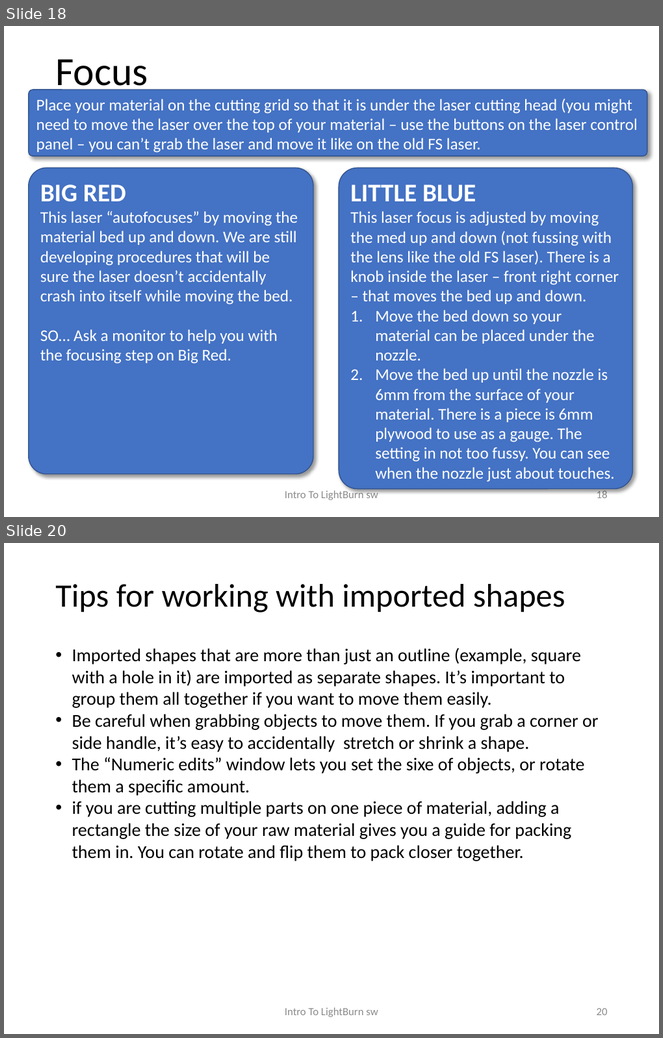
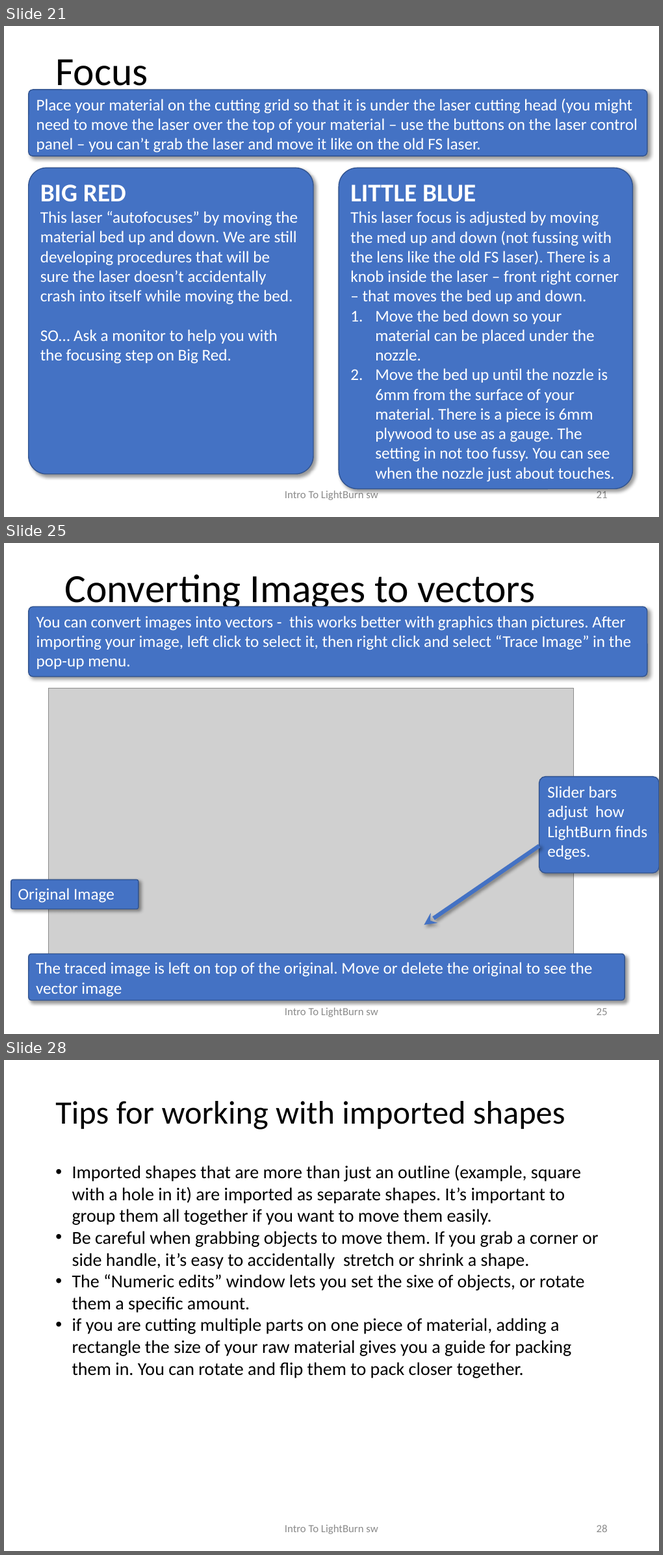
Before and after one commit to BainbridgeArtisanResourceNetwork/ETA-Documents, a slide deck: Intro to LightBurn.pptx. Shown one above the other, each under a label of ours: slides 18 and 20 before the commit, slides 21, 25 and 28 after it; the slides between them are not shown. The pictures are 663x1038 and 663x1555 pixels, drawn with LibreOffice and Linux fonts; fonts in the diff are those of the drawing; grey boxes stand for pictures; background and template pictures are left out. Boxes give left, top, right and bottom in pixels: in the first picture for what was removed or moved away, otherwise in the second. Text is boxed around its words. In the diff, an @@ line names an element or a change of style, - is before the commit and + after.

Commit message:
Add files via upload
Added sections on images, dithering, and tracing

```diff
--- a/Intro to LightBurn.pptx
+++ b/Intro to LightBurn.pptx
@@ slide 25 added at (x1=4, y1=543, x2=659, y2=1034), background #FFFFFF @@
@@ title added at (x1=64, y1=574, x2=535, y2=612), 44 pt, text #000000 @@
+Converting Images to vectors
@@ rounded rectangle added at (x1=29, y1=607, x2=648, y2=677), fill #4472C4, outline #325491 1 pt, 18 pt, text #FFFFFF @@
+You can convert images into vectors - this works better with graphics than pictures. After importing your image, left click to select it, then right click and select “Trace Image” in the pop-up menu.
@@ picture added at (x1=49, y1=688, x2=573, y2=954) @@
@@ rounded rectangle added at (x1=540, y1=777, x2=659, y2=873), fill #4472C4, outline #325491 1 pt, 18 pt, text #FFFFFF @@
+Slider bars adjust how LightBurn finds edges.
@@ arrow added from (540, 847) to (424, 925), #4472C4 4.5 pt @@
@@ rounded rectangle added at (x1=11, y1=880, x2=139, y2=909), fill #4472C4, outline #325491 1 pt, 18 pt, text #FFFFFF @@
+Original Image
@@ rounded rectangle added at (x1=29, y1=954, x2=625, y2=1001), fill #4472C4, outline #325491 1 pt, 18 pt, text #FFFFFF @@
+The traced image is left on top of the original. Move or delete the original to see the vector image
@@ text added at (x1=285, y1=1008, x2=378, y2=1017), 12 pt, text #8C8C8C @@
+Intro To LightBurn sw
@@ page number added at (x1=597, y1=1008, x2=608, y2=1016), 12 pt, text #8C8C8C @@
+25
@@ what was slide 18 is now slide 21 @@
@@ page number at (x1=597, y1=490, x2=608, y2=499): text changed @@
-18
+21
@@ what was slide 20 is now slide 28 @@
@@ page number at (x1=597, y1=1525, x2=608, y2=1533): text changed @@
-20
+28
```
Also in this commit, not shown: 1 slide changed, 8 other slides added, 2 slides removed, 1 other file.
